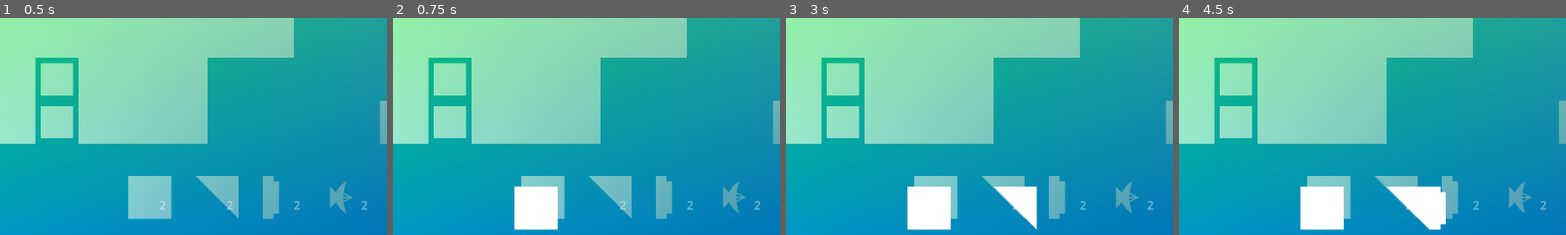
Above: before the commit, frames 1-4 (left to right).
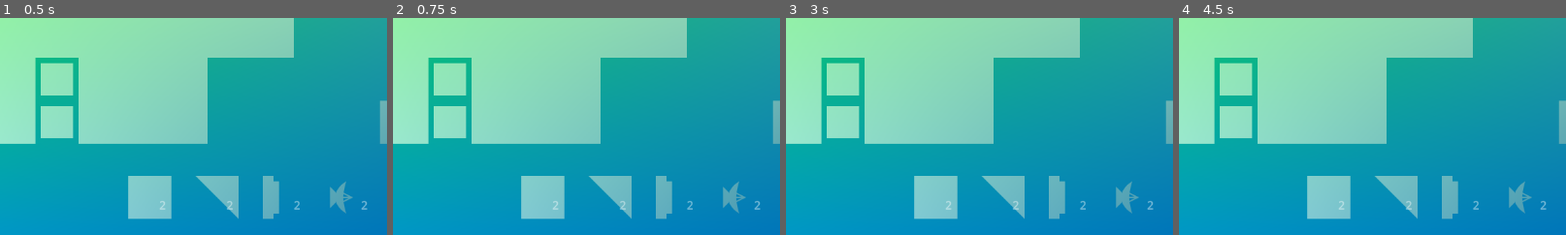
Above: after the commit, the same moments.

Repository: Username4D/signal_quest
Game: Godot game, scene res://scenes/gameplay_view.tscn
Same seed, same stepped clock (60 frames per second), same inputs: the game is played once before the commit and once after it. The project has no main scene, so this scene is started directly. The engine's default icon, where the game draws it, is replaced by a stand-in: a white triangle on a blue panel in a dark square.
Inputs (mouse positions are % of the whole screen's width and height, from its top left):
- Up to frame 1 (0.5 s): no input
- Up to frame 2 (0.75 s): click "2" at 0.5 s
- Up to frame 3 (3 s): click (36, 94) at 1.27 s; click (36, 94) at 2.02 s; click "2" at 2.75 s
- Up to frame 4 (4.5 s): click (47, 94) at 3.52 s; click "2" at 4.25 s
The pictures show only the part of the screen within x 18-68%, y 50-100%; the shares and areas given below are measured in that part.

Frame 1 is identical in both runs. In frame 2, 2.3% of the frame differs, in the area x 31-43%, y 77-98%; in frame 3, 3.4%; in frame 4, 4.2%, in the area x 31-69%, y 77-98%.

Commit message:
added prevention for placing objects on other objects or premade objects

Diff:
--- a/project.godot
+++ b/project.godot
@@ -30,6 +30,10 @@
 
 [input]
 
+ui_accept={
+"deadzone": 0.5,
+"events": []
+}
 ui_start={
 "deadzone": 0.2,
 "events": [Object(InputEventKey,"resource_local_to_scene":false,"resource_name":"","device":-1,"window_id":0,"alt_press …(191 unchanged characters)…
--- a/scenes/placed_object.tscn
+++ b/scenes/placed_object.tscn
@@ -1,7 +1,15 @@
-[gd_scene load_steps=4 format=3 uid="uid://dedjy6q6n1kj8"]
+[gd_scene load_steps=6 format=3 uid="uid://dedjy6q6n1kj8"]
 
 [ext_resource type="Script" uid="uid://diomg4o0quhah" path="res://scripts/placed_object.gd" id="1_mv6k7"]
+[ext_resource type="Shader" uid="uid://b1qnwyojwnbjx" path="res://resources/gradient.gdshader" id="2_niyxc"]
 [ext_resource type="Texture2D" uid="uid://ke00ty7ry5df" path="res://assets/tileset_textures.svg" id="2_vysjg"]
+
+[sub_resource type="ShaderMaterial" id="ShaderMaterial_pxqpc"]
+shader = ExtResource("2_niyxc")
+shader_parameter/topleft = Color(0, 1, 0, 1)
+shader_parameter/topright = Color(0.3882353, 0.6862745, 0.7176471, 1)
+shader_parameter/bottomleft = Color(0, 0.6392157, 0.7921569, 1)
+shader_parameter/bottomright = Color(0, 0.3764706, 0.69803923, 1)
 
 [sub_resource type="AtlasTexture" id="AtlasTexture_niyxc"]
 resource_local_to_scene = true
@@ -11,6 +19,7 @@
 [node name="placed_object" type="Button"]
 self_modulate = Color(1, 1, 1, 0)
 z_index = 9
+use_parent_material = true
 offset_left = -32.0
 offset_top = -32.0
 offset_right = 32.0
@@ -19,6 +28,7 @@
 script = ExtResource("1_mv6k7")
 
 [node name="sprite" type="Sprite2D" parent="."]
+material = SubResource("ShaderMaterial_pxqpc")
 position = Vector2(32, 32)
 texture = SubResource("AtlasTexture_niyxc")
 
--- a/scripts/placed_object.gd
+++ b/scripts/placed_object.gd
@@ -6,10 +6,21 @@
 @export var state_pressed = true
 func _process(delta: float) -> void:
 	if self.state_pressed:
-		$sprite.scale = Vector2(0.7, 0.7)
+		if self.get_parent().get_parent().get_node("static_gp_objects").get_cell_source_id(psnapped(self.position) / 64) == -1:
+			$sprite.scale = Vector2(0.8,0.8)
+			ideal_position = psnapped(get_global_mouse_position() - Vector2(32,32))
+		else:
+			$sprite.scale = Vector2(0.5,0.5)
+			ideal_position = get_global_mouse_position() - Vector2(32,32)
 		ideal_position = psnapped(get_global_mouse_position() - Vector2(32,32))
 		if not Input.is_mouse_button_pressed(MOUSE_BUTTON_LEFT):
 			state_pressed = false
+			if not self.get_parent().get_parent().get_node("static_gp_objects").get_cell_source_id(psnapped(self.position) / 64) == -1:
+				self.queue_free()
+			for i in self.get_parent().get_children():
+				if i.position == ideal_position and i.name != self.name:
+
+					i.queue_free()
 	else:
 		$sprite.scale = Vector2.ONE
 	self.position = self.position.move_toward(ideal_position, 1024* delta)
@@ -19,8 +30,7 @@
 func psnapped(position: Vector2):
 	return round(position / 64) * 64
 
-func _on_button_up() -> void:
-	state_pressed = false
+
 
 func _on_button_down() -> void:
 	state_pressed = true
